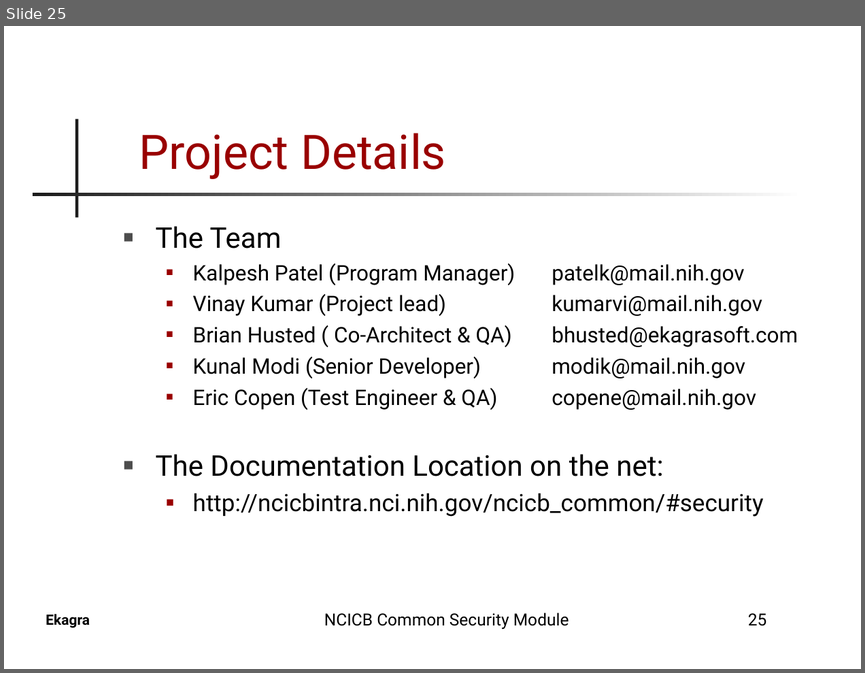
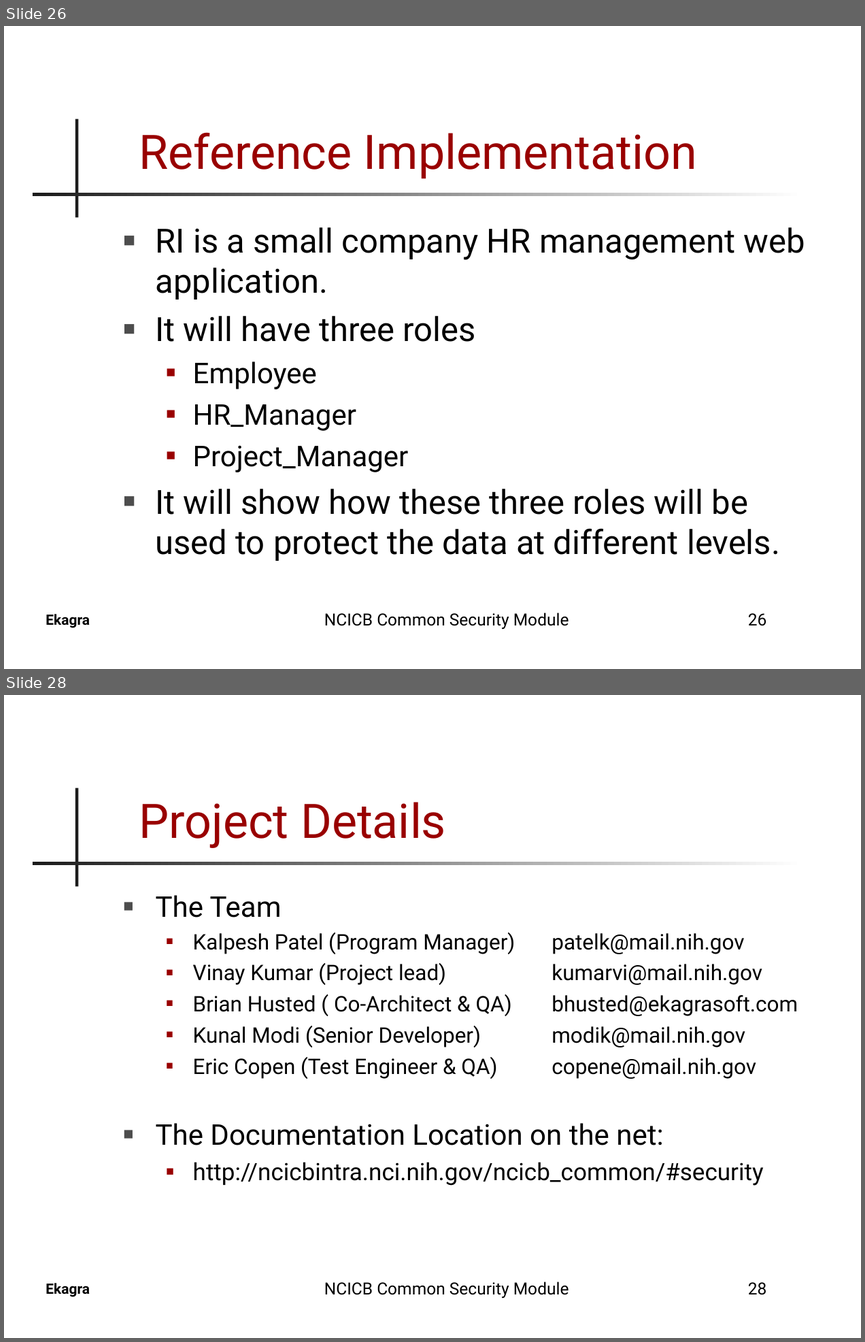
Before and after one commit to CBIIT/common-security-module-docs, a slide deck: CSM_Presentation.ppt. Shown one above the other, each under a label of ours: slide 25 before the commit, slides 26 and 28 after it; the slides between them are not shown. The pictures are 865x673 and 865x1342 pixels, drawn with LibreOffice and Linux fonts; fonts in the diff are those of the drawing; background and template pictures are left out. Boxes give left, top, right and bottom in pixels: in the first picture for what was removed or moved away, otherwise in the second. Text is boxed around its words. In the diff, an @@ line names an element or a change of style, - is before the commit and + after.

```diff
--- a/CSM_Presentation.ppt
+++ b/CSM_Presentation.ppt
@@ slide 26 added at box(4, 26, 861, 669), background #FFFFFF; not listed: 3 template elements that a slide beside it also shows @@
@@ title added at box(139, 132, 697, 179), 40 pt, text #990000 @@
+Reference Implementation
@@ text added at box(156, 227, 805, 560), 28 pt, text #000000 @@
+■ RI is a small company HR management web application.
+■ It will have three roles
+  ■ Employee
+  ■ HR_Manager
+  ■ Project_Manager
+■ It will show how these three roles will be used to protect the data at different levels.
@@ text added at box(324, 612, 569, 628), 14 pt, text #000000 @@
+NCICB Common Security Module
@@ page number added at box(748, 613, 767, 626), 14 pt, text #000000 @@
+26
@@ what was slide 25 is now slide 28 @@
@@ page number at box(748, 1282, 767, 1295): text changed @@
-25
+28
```
Also in this commit, not shown: 20 slides changed, 2 other slides added.
